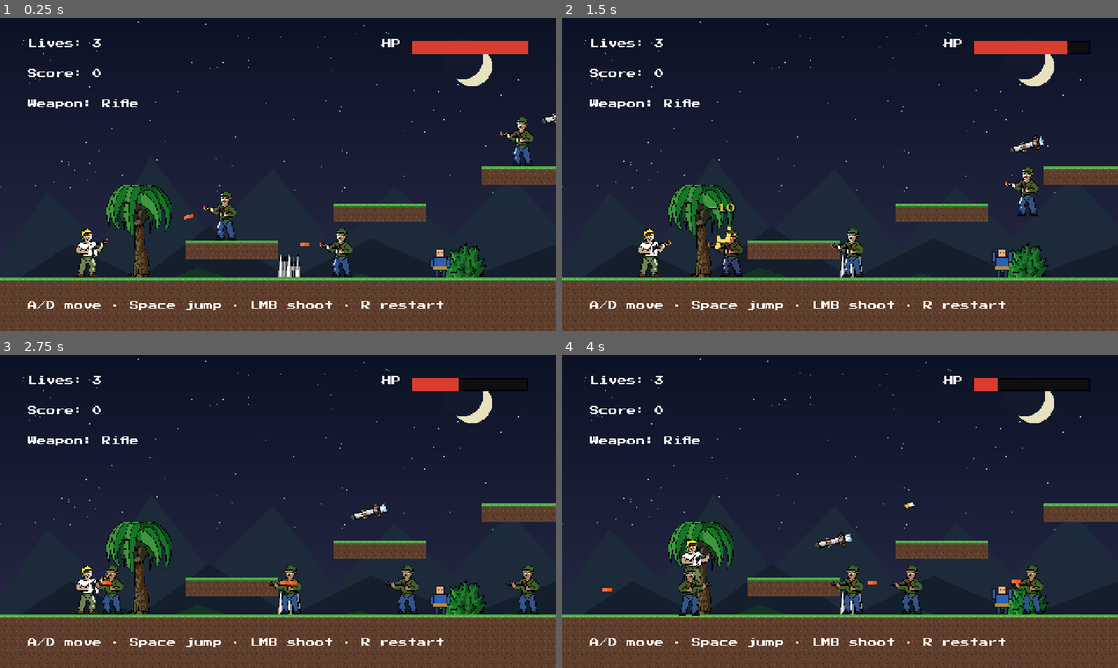
Above: before the commit, frames 1-4 (two rows, left to right).
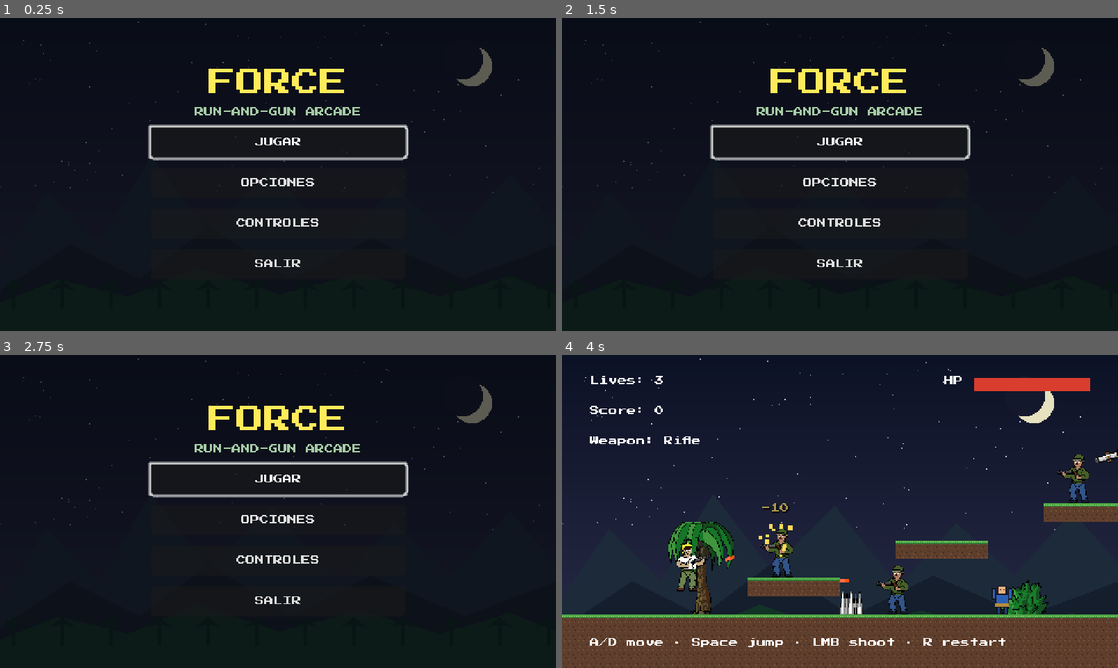
Above: after the commit, the same moments.

Repository: aleluis79/force
Game: Godot game, scene res://scenes/main_menu.tscn
Same seed, same stepped clock (60 frames per second), same inputs: the game is played once before the commit and once after it. Before the commit the project starts from res://scenes/level_01.tscn. Sound files missing from this copy of the repository are replaced by a short silence.
Inputs (mouse positions are in pixels of both pictures, inside the frame that each line leads up to):
- Up to frame 1 (0.25 s): no input
- Up to frame 2 (1.5 s): click (840, 183) at 0.5 s, where only the run after the commit has a clickable "OPCIONES"; click (840, 224) at 1.25 s, where only the run after the commit has a clickable "CONTROLES"
- Up to frame 3 (2.75 s): click (278, 480) at 2 s, where only the run after the commit has a clickable "JUGAR"
- Up to frame 4 (4 s): click (840, 480) at 2.75 s, where only the run after the commit has a clickable "JUGAR"; tap Enter at 3.5 s; move the mouse to (962, 495) at 3.52 s; hold D (move_right) from 3.53 s (still down); hold S (crouch) from 3.53 s (still down); click (962, 495) at 3.67 s; tap Space (jump) at 3.77 s

The runs differ from the first frame. In frame 1, 53% of the frame differs, in the area x 0-100%, y 1-100%; in frame 2, 53%; in frame 3, 52%; in frame 4, 4.3%.

Commit message:
feat: add main menu with options
- add initial menu with play, options, controls and quit
- add fullscreen and master volume toggles
- make main menu the startup scene
- sync and archive the main-menu OpenSpec change

Diff:
--- a/project.godot
+++ b/project.godot
@@ -11,7 +11,7 @@
 [application]
 
 config/name="Force"
-run/main_scene="res://scenes/level_01.tscn"
+run/main_scene="res://scenes/main_menu.tscn"
 config/features=PackedStringArray("4.7", "GL Compatibility")
 config/icon="res://icon.svg"
 
--- /dev/null
+++ b/scenes/main_menu.tscn
@@ -0,0 +1,148 @@
+[gd_scene load_steps=4 format=3]
+
+[ext_resource type="Script" path="res://src/presentation/main_menu.gd" id="1_menu"]
+[ext_resource type="PackedScene" path="res://scenes/background.tscn" id="2_background"]
+[ext_resource type="Theme" path="res://assets/theme/game_theme.tres" id="3_theme"]
+
+[node name="MainMenu" type="Control"]
+layout_mode = 3
+anchors_preset = 15
+anchor_right = 1.0
+anchor_bottom = 1.0
+grow_horizontal = 2
+grow_vertical = 2
+theme = ExtResource("3_theme")
+script = ExtResource("1_menu")
+
+[node name="Background" parent="." instance=ExtResource("2_background")]
+
+[node name="Overlay" type="ColorRect" parent="."]
+layout_mode = 1
+anchors_preset = 15
+anchor_right = 1.0
+anchor_bottom = 1.0
+grow_horizontal = 2
+grow_vertical = 2
+mouse_filter = 2
+color = Color(0.0313726, 0.0392157, 0.0588235, 0.62)
+
+[node name="MainCenter" type="CenterContainer" parent="."]
+layout_mode = 1
+anchors_preset = 15
+anchor_right = 1.0
+anchor_bottom = 1.0
+grow_horizontal = 2
+grow_vertical = 2
+
+[node name="MainPanel" type="VBoxContainer" parent="MainCenter"]
+custom_minimum_size = Vector2(220, 0)
+layout_mode = 2
+theme_override_constants/separation = 9
+alignment = 1
+
+[node name="TitleLabel" type="Label" parent="MainCenter/MainPanel"]
+layout_mode = 2
+theme_override_font_sizes/font_size = 24
+theme_override_colors/font_color = Color(1, 0.92, 0.35, 1)
+horizontal_alignment = 1
+text = "FORCE"
+
+[node name="SubtitleLabel" type="Label" parent="MainCenter/MainPanel"]
+layout_mode = 2
+theme_override_colors/font_color = Color(0.65, 0.8, 0.65, 1)
+horizontal_alignment = 1
+text = "RUN-AND-GUN ARCADE"
+
+[node name="PlayButton" type="Button" parent="MainCenter/MainPanel"]
+custom_minimum_size = Vector2(200, 26)
+layout_mode = 2
+text = "JUGAR"
+
+[node name="OptionsButton" type="Button" parent="MainCenter/MainPanel"]
+custom_minimum_size = Vector2(200, 26)
+layout_mode = 2
+text = "OPCIONES"
+
+[node name="ControlsButton" type="Button" parent="MainCenter/MainPanel"]
+custom_minimum_size = Vector2(200, 26)
+layout_mode = 2
+text = "CONTROLES"
+
+[node name="QuitButton" type="Button" parent="MainCenter/MainPanel"]
+custom_minimum_size = Vector2(200, 26)
+layout_mode = 2
+text = "SALIR"
+
+[node name="OptionsCenter" type="CenterContainer" parent="."]
+layout_mode = 1
+anchors_preset = 15
+anchor_right = 1.0
+anchor_bottom = 1.0
+grow_horizontal = 2
+grow_vertical = 2
+
+[node name="OptionsPanel" type="VBoxContainer" parent="OptionsCenter"]
+visible = false
+custom_minimum_size = Vector2(260, 0)
+layout_mode = 2
+theme_override_constants/separation = 12
+alignment = 1
+
+[node name="OptionsTitle" type="Label" parent="OptionsCenter/OptionsPanel"]
+layout_mode = 2
+theme_override_font_sizes/font_size = 16
+theme_override_colors/font_color = Color(1, 0.92, 0.35, 1)
+horizontal_alignment = 1
+text = "OPCIONES"
+
+[node name="FullscreenButton" type="Button" parent="OptionsCenter/OptionsPanel"]
+custom_minimum_size = Vector2(240, 26)
+layout_mode = 2
+text = "PANTALLA COMPLETA: NO"
+
+[node name="VolumeButton" type="Button" parent="OptionsCenter/OptionsPanel"]
+custom_minimum_size = Vector2(240, 26)
+layout_mode = 2
+text = "VOLUMEN: 100%"
+
+[node name="OptionsBackButton" type="Button" parent="OptionsCenter/OptionsPanel"]
+custom_minimum_size = Vector2(240, 26)
+layout_mode = 2
+text = "VOLVER"
+
+[node name="ControlsCenter" type="CenterContainer" parent="."]
+layout_mode = 1
+anchors_preset = 15
+anchor_right = 1.0
+anchor_bottom = 1.0
+grow_horizontal = 2
+grow_vertical = 2
+
+[node name="ControlsPanel" type="VBoxContainer" parent="ControlsCenter"]
+visible = false
+custom_minimum_size = Vector2(300, 0)
+layout_mode = 2
+theme_override_constants/separation = 12
+alignment = 1
+
+[node name="ControlsTitle" type="Label" parent="ControlsCenter/ControlsPanel"]
+layout_mode = 2
+theme_override_font_sizes/font_size = 16
+theme_override_colors/font_color = Color(1, 0.92, 0.35, 1)
+horizontal_alignment = 1
+text = "CONTROLES"
+
+[node name="ControlsText" type="Label" parent="ControlsCenter/ControlsPanel"]
+layout_mode = 2
+theme_override_colors/font_color = Color(0.82, 0.88, 0.82, 1)
+horizontal_alignment = 1
+text = "A/D — MOVER
+ESPACIO — SALTAR
+S / ABAJO — AGACHARSE
+CLIC IZQ — DISPARAR
+ESC — PAUSA"
+
+[node name="ControlsBackButton" type="Button" parent="ControlsCenter/ControlsPanel"]
+custom_minimum_size = Vector2(240, 26)
+layout_mode = 2
+text = "VOLVER"
--- /dev/null
+++ b/src/presentation/main_menu.gd
@@ -0,0 +1,108 @@
+class_name MainMenu
+extends Control
+
+## Initial menu with play, options, controls and quit actions.
+
+const LEVEL_SCENE := "res://scenes/level_01.tscn"
+const VOLUME_STEPS := [1.0, 0.75, 0.5, 0.25, 0.0]
+
+var fullscreen := false
+var volume_index := 0
+
+@onready var _main_panel: Control = $MainCenter/MainPanel
+@onready var _options_panel: Control = $OptionsCenter/OptionsPanel
+@onready var _controls_panel: Control = $ControlsCenter/ControlsPanel
+@onready var _play_button: Button = $MainCenter/MainPanel/PlayButton
+@onready var _fullscreen_button: Button = $OptionsCenter/OptionsPanel/FullscreenButton
+@onready var _volume_button: Button = $OptionsCenter/OptionsPanel/VolumeButton
+
+
+func _ready() -> void:
+	fullscreen = DisplayServer.window_get_mode() == DisplayServer.WINDOW_MODE_FULLSCREEN
+	_play_button.pressed.connect(_on_play_pressed)
+	$MainCenter/MainPanel/OptionsButton.pressed.connect(_on_options_pressed)
+	$MainCenter/MainPanel/ControlsButton.pressed.connect(_on_controls_pressed)
+	$MainCenter/MainPanel/QuitButton.pressed.connect(_on_quit_pressed)
+	_fullscreen_button.pressed.connect(_on_fullscreen_pressed)
+	_volume_button.pressed.connect(_on_volume_pressed)
+	$OptionsCenter/OptionsPanel/OptionsBackButton.pressed.connect(_on_back_pressed)
+	$ControlsCenter/ControlsPanel/ControlsBackButton.pressed.connect(_on_back_pressed)
+
+	_apply_volume()
+	_refresh_options()
+	_show_main()
+
+
+func _unhandled_input(event: InputEvent) -> void:
+	if not event.is_action_pressed("ui_cancel"):
+		return
+	if _options_panel.visible or _controls_panel.visible:
+		_show_main()
+		get_viewport().set_input_as_handled()
+
+
+func _on_play_pressed() -> void:
+	get_tree().change_scene_to_file(LEVEL_SCENE)
+
+
+func _on_options_pressed() -> void:
+	_show_options()
+
+
+func _on_controls_pressed() -> void:
+	_show_controls()
+
+
+func _on_back_pressed() -> void:
+	_show_main()
+
+
+func _on_quit_pressed() -> void:
+	get_tree().quit()
+
+
+func _on_fullscreen_pressed() -> void:
+	fullscreen = not fullscreen
+	if DisplayServer.get_name() != "headless":
+		DisplayServer.window_set_mode(
+			DisplayServer.WINDOW_MODE_FULLSCREEN if fullscreen else DisplayServer.WINDOW_MODE_WINDOWED
+		)
+	_refresh_options()
+
+
+func _on_volume_pressed() -> void:
+	volume_index = (volume_index + 1) % VOLUME_STEPS.size()
+	_apply_volume()
+	_refresh_options()
+
+
+func _show_main() -> void:
+	_main_panel.show()
+	_options_panel.hide()
+	_controls_panel.hide()
+	_play_button.grab_focus()
+
+
+func _show_options() -> void:
+	_main_panel.hide()
+	_options_panel.show()
+	_controls_panel.hide()
+	_fullscreen_button.grab_focus()
+
+
+func _show_controls() -> void:
+	_main_panel.hide()
+	_options_panel.hide()
+	_controls_panel.show()
+	$ControlsCenter/ControlsPanel/ControlsBackButton.grab_focus()
+
+
+func _apply_volume() -> void:
+	var linear: float = VOLUME_STEPS[volume_index]
+	AudioServer.set_bus_mute(0, linear <= 0.0)
+	AudioServer.set_bus_volume_db(0, linear_to_db(maxf(linear, 0.001)))
+
+
+func _refresh_options() -> void:
+	_fullscreen_button.text = "PANTALLA COMPLETA: %s" % ("SÍ" if fullscreen else "NO")
+	_volume_button.text = "VOLUMEN: %d%%" % roundi(VOLUME_STEPS[volume_index] * 100.0)
--- /dev/null
+++ b/tests/integration/test_main_menu.gd
@@ -0,0 +1,112 @@
+extends GutTest
+
+const MENU_SCENE := "res://scenes/main_menu.tscn"
+
+
+func test_menu_scene_has_expected_panels_and_buttons() -> void:
+	var menu = await _make_menu()
+	assert_not_null(menu)
+	if menu == null:
+		return
+
+	assert_true(menu.get_node("MainCenter/MainPanel").visible)
+	assert_false(menu.get_node("OptionsCenter/OptionsPanel").visible)
+	assert_false(menu.get_node("ControlsCenter/ControlsPanel").visible)
+
+	var play_button := menu.get_node("MainCenter/MainPanel/PlayButton") as Button
+	assert_not_null(play_button)
+	assert_true(play_button.has_focus(), "Play must start focused")
+
+
+func test_options_and_controls_panels_switch() -> void:
+	var menu = await _make_menu()
+	assert_not_null(menu)
+	if menu == null:
+		return
+
+	menu._on_options_pressed()
+	assert_false(menu.get_node("MainCenter/MainPanel").visible)
+	assert_true(menu.get_node("OptionsCenter/OptionsPanel").visible)
+
+	menu._on_back_pressed()
+	assert_true(menu.get_node("MainCenter/MainPanel").visible)
+	assert_false(menu.get_node("OptionsCenter/OptionsPanel").visible)
+
+	menu._on_controls_pressed()
+	assert_true(menu.get_node("ControlsCenter/ControlsPanel").visible)
+	assert_false(menu.get_node("MainCenter/MainPanel").visible)
+
+
+func test_escape_returns_to_main_panel() -> void:
+	var menu = await _make_menu()
+	assert_not_null(menu)
+	if menu == null:
+		return
+
+	menu._on_options_pressed()
+	var event := InputEventKey.new()
+	event.keycode = KEY_ESCAPE
+	event.physical_keycode = KEY_ESCAPE
+	event.pressed = true
+	menu._unhandled_input(event)
+
+	assert_true(menu.get_node("MainCenter/MainPanel").visible)
+	assert_false(menu.get_node("OptionsCenter/OptionsPanel").visible)
+
+
+func test_volume_option_cycles_and_updates_label() -> void:
+	var menu = await _make_menu()
+	assert_not_null(menu)
+	if menu == null:
+		return
+
+	var volume_button := menu.get_node("OptionsCenter/OptionsPanel/VolumeButton") as Button
+	var before: int = menu.volume_index
+
+	menu._on_volume_pressed()
+
+	assert_ne(menu.volume_index, before)
+	assert_true(volume_button.text.contains("%"))
+
+
+func test_fullscreen_option_toggles_state() -> void:
+	var menu = await _make_menu()
+	assert_not_null(menu)
+	if menu == null:
+		return
+
+	var before: bool = menu.fullscreen
+	menu._on_fullscreen_pressed()
+	assert_ne(menu.fullscreen, before)
+	menu._on_fullscreen_pressed()
+	assert_eq(menu.fullscreen, before)
+
+
+func test_menu_points_to_the_playable_level() -> void:
+	assert_eq(MainMenu.LEVEL_SCENE, "res://scenes/level_01.tscn")
+
+
+func test_quit_button_is_connected() -> void:
+	var menu = await _make_menu()
+	assert_not_null(menu)
+	if menu == null:
+		return
+
+	var quit_button := menu.get_node("MainCenter/MainPanel/QuitButton") as Button
+	var connected := false
+	for connection in quit_button.pressed.get_connections():
+		if connection.callable.get_method() == "_on_quit_pressed":
+			connected = true
+
+	assert_true(connected, "quit button must invoke the quit handler")
+
+
+func _make_menu() -> Control:
+	var packed := load(MENU_SCENE) as PackedScene
+	assert_not_null(packed, "main menu scene must load")
+	if packed == null:
+		return null
+	var menu := packed.instantiate() as Control
+	add_child_autoqfree(menu)
+	await get_tree().process_frame
+	return menu
--- a/tests/unit/test_project_settings.gd
+++ b/tests/unit/test_project_settings.gd
@@ -82,11 +82,11 @@
 	)
 
 
-func test_main_scene_is_level_01() -> void:
+func test_main_scene_is_main_menu() -> void:
 	assert_eq(
 		ProjectSettings.get_setting("application/run/main_scene"),
-		"res://scenes/level_01.tscn",
-		"main scene must be the playable level"
+		"res://scenes/main_menu.tscn",
+		"main scene must be the initial menu"
 	)
 
 
Not shown, added: openspec/changes/archive/2026-11-05-add-main-menu-options/.openspec.yaml
Not shown, added: src/presentation/main_menu.gd.uid
Not shown, added: tests/integration/test_main_menu.gd.uid
Not shown, added: openspec/changes/archive/2026-11-05-add-main-menu-options/design.md
Not shown, added: openspec/changes/archive/2026-11-05-add-main-menu-options/proposal.md
Not shown, added: openspec/changes/archive/2026-11-05-add-main-menu-options/specs/main-menu/spec.md
Not shown, added: openspec/changes/archive/2026-11-05-add-main-menu-options/tasks.md
Not shown, added: openspec/specs/main-menu/spec.md
